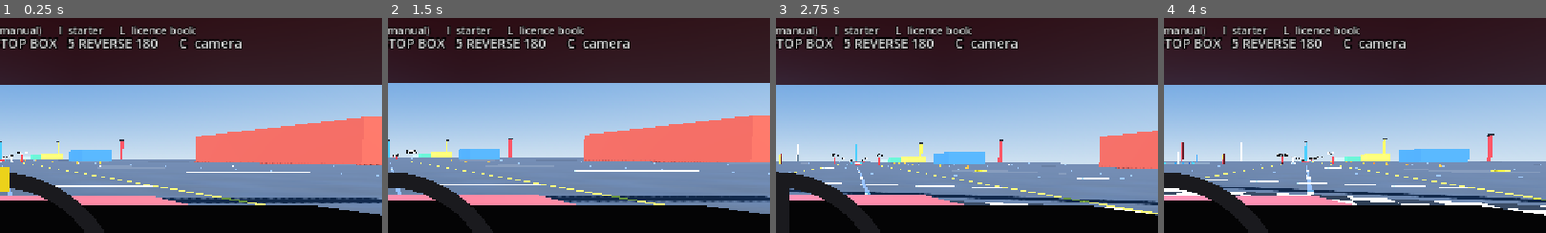
Above: before the commit, frames 1-4 (left to right).
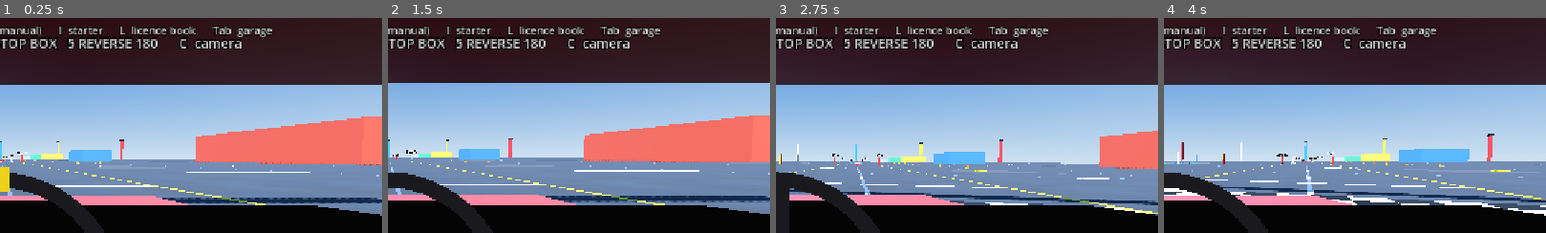
Above: after the commit, the same moments.

Repository: kokosro/factory-driver
Game: Godot game, scene res://scenes/main.tscn
Same seed, same stepped clock (60 frames per second), same inputs: the game is played once before the commit and once after it.
Inputs:
- Up to frame 1 (0.25 s): no input
- Up to frame 2 (1.5 s): tap Enter at 0.5 s; hold Right (steer_right) 0.53-1.28 s; hold Shift (clutch_pedal) 0.53-1.28 s; tap Tab (garage) at 0.8, 1.35 s; tap I (starter) at 1.25 s; hold Down (brake) from 1.28 s (still down)
- Up to frame 3 (2.75 s): tap N (gearbox_mode) at 1.55, 2.1 s; release Down (brake) at 2.03 s; hold Right (steer_right) from 2.03 s (still down); hold I (starter) from 2.03 s (still down)
- Up to frame 4 (4 s): release Right (steer_right) at 2.78 s; release I (starter) at 2.78 s; hold Up (accelerate) 2.78-3.53 s; tap I (starter) at 2.85 s; tap Shift (clutch_pedal) at 3.05 s; hold Left (steer_left) from 3.53 s (still down); tap G (abs_toggle) at 3.6 s; tap Tab (garage) at 3.8 s
The pictures show only the part of the screen within x 50-100%, y 14-64%; the shares and areas given below are measured in that part.

The runs differ from the first frame. In frame 1, 0.4% of the frame differs, in the area x 55-72%, y 3-9%; in frame 2, 0.4%; in frame 3, 0.4%; in frame 4, 0.4%.

Commit message:
HUD: THE STUDY's input display and the bar legend, Tab in the controls text
The StudyPanel, bottom left, built in code: the steering wheel as a
marker on a bar, the throttle, brake and clutch pedals as three of the
pedal bars (_fill_bar, the same idiom), the gear and program, the
engine, the handbrake, the clutch pedal's depth, the aids, the wear
readout, the lesson's caption, and the event flashes - STALL, RUNNING
AGAIN, WHEEL SPIN and WHEELS LOCKED at the tyre marks' slip, the heat at
the bars' own lines, an aid switched, a shift, reverse - as a pure
function of a snapshot (study_events). bar_legend() spells out every
bar and lamp with the thresholds its colours turn at, for the garage.

Diff:
--- a/scenes/hud.tscn
+++ b/scenes/hud.tscn
@@ -418,7 +418,19 @@
 text = "Up / W  accelerate      Down / S  brake (press again at a stop: reverse)
 Left / A, Right / D  steer      Space  handbrake      R  reset car
 Q / E  shift down / up (manual; under neutral: reverse)      M  automatic / manual
-N  sport / comfort / eco      T  TCS      G  ABS      K  SC      Left Shift  clutch (manual)      I  starter      L  licence book"
+N  sport / comfort / eco      T  TCS      G  ABS      K  SC      Left Shift  clutch (manual)      I  starter      L  licence book      Tab  garage"
+
+[node name="StudyPanel" type="Control" parent="."]
+visible = false
+anchors_preset = 2
+anchor_top = 1.0
+anchor_bottom = 1.0
+offset_left = 24.0
+offset_top = -262.0
+offset_right = 664.0
+offset_bottom = -22.0
+grow_vertical = 0
+mouse_filter = 2
 
 [node name="MissionLabel" type="Label" parent="."]
 offset_left = 24.0
--- a/scripts/hud.gd
+++ b/scripts/hud.gd
@@ -10,6 +10,15 @@
 ## scripts/licence_manager.gd) and the gate hint beside the aid lamps (what
 ## a refused clutch key or aid switch says).
 ## The odometer's line sits over the aid lamps (see set_odometer).
+## THE STUDY's input display (the StudyPanel, bottom left, built in code by
+## _build_study_panel): while a lesson runs, every input the scripted driver
+## works, live off the car - the steering wheel as a marker on a bar, the
+## throttle, brake and clutch pedals as three of the pedal bars above
+## (_fill_bar, the same idiom), the gear and the program, the handbrake, the
+## clutch pedal's depth, the three aids - the wear readout, the lesson's
+## caption, and the event flashes (study_events: a stall, wheel spin, locked
+## wheels, the heat, an aid switched, a gear changed). Shown and fed by
+## scripts/study.gd; hidden it costs nothing.
 
 ## Tach text colour normally and from ArcadeCar.SHIFT_LIGHT_RPM up.
 const TACH_COLOR := Color(1, 1, 1, 1)
@@ -92,6 +101,40 @@
 ## behind the letters, once it has been switched off.
 const AID_ON_COLOR := Color(1, 1, 1, 0.35)
 const AID_OFF_COLOR := Color(1.0, 0.7, 0.15, 1)
+
+# --- THE STUDY's input display ------------------------------------------------
+
+## How long an event flash stays up after the last tick it was seen [s].
+const STUDY_FLASH_TIME := 1.2
+
+## Slip ratio from which a driven axle reads as spinning, and under which
+## (negative: the wheel turns slower than the road) an axle reads as locked:
+## the tyre marks' own threshold (TyreMarks.MARK_SLIP_RATIO, 0.35), the slip
+## at which a tyre lays rubber - over everything the aids hold a tyre at
+## (TCS 0.25, ABS 0.15), so a launch with TCS and a stop with ABS flash
+## nothing.
+const STUDY_SPIN_SLIP := TyreMarks.MARK_SLIP_RATIO
+
+## Under this road speed a locked wheel is a parked one, not a lockup [m/s].
+const STUDY_LOCKUP_MIN_SPEED := 1.0
+
+## The steering bar: how wide [px], and the marker's width [px]; the pedal
+## bars: how tall [px] and wide [px].
+const STUDY_STEER_BAR_WIDTH := 240.0
+const STUDY_STEER_MARKER_WIDTH := 8.0
+const STUDY_PEDAL_BAR_HEIGHT := 80.0
+const STUDY_PEDAL_BAR_WIDTH := 14.0
+
+const STUDY_PANEL_COLOR := Color(0, 0, 0, 0.55)
+const STUDY_TITLE_COLOR := Color(1.0, 0.9, 0.35, 1)
+const STUDY_TEXT_COLOR := Color(1, 1, 1, 1)
+const STUDY_DIM_TEXT_COLOR := Color(1, 1, 1, 0.6)
+const STUDY_BAR_BACK_COLOR := Color(0, 0, 0, 0.45)
+const STUDY_STEER_COLOR := Color(1.0, 0.9, 0.35, 1)
+const STUDY_THROTTLE_COLOR := Color(0.25, 0.9, 0.35, 1)
+const STUDY_BRAKE_COLOR := Color(1, 0.25, 0.2, 1)
+const STUDY_CLUTCH_COLOR := Color(0.55, 0.8, 0.95, 1)
+const STUDY_EVENT_COLOR := Color(1.0, 0.55, 0.2, 1)
 
 @export var car: ArcadeCar
 
@@ -118,6 +161,27 @@
 ## The odometer as last written on its label [tenths of a km]; the label's text
 ## is only made anew when this changes, every 100 m.
 var _odometer_shown := -1
+
+# THE STUDY's input display: the nodes _build_study_panel makes, the last
+# snapshot the events were judged against, and the flashes up with the
+# seconds each has left.
+@onready var _study_panel: Control = $StudyPanel
+var _study_title: Label
+var _study_caption: Label
+var _study_steer_marker: ColorRect
+var _study_throttle_bar: ColorRect
+var _study_brake_bar: ColorRect
+var _study_clutch_bar: ColorRect
+var _study_gear_label: Label
+var _study_event_label: Label
+var _study_wear_label: Label
+var _study_before: Dictionary = {}
+var _study_flashes: Dictionary = {}
+var _study_state: Dictionary = {}
+
+
+func _ready() -> void:
+	_build_study_panel()
 
 
 func _process(_delta: float) -> void:
@@ -334,3 +398,281 @@
 func hide_mission_banner() -> void:
 	_mission_banner.visible = false
 	_mission_banner_detail.visible = false
+
+
+# =============================================================================
+#  THE STUDY's input display
+# =============================================================================
+
+## The panel's nodes, under the StudyPanel of hud.tscn: the title and the
+## caption on top, the steering bar and the three pedal bars in the middle,
+## the gear / handbrake / aids text beside them, the event flash and the
+## wear readout at the bottom. Controls only, no assets.
+func _build_study_panel() -> void:
+	var back := ColorRect.new()
+	back.name = "Back"
+	back.set_anchors_and_offsets_preset(Control.PRESET_FULL_RECT)
+	back.color = STUDY_PANEL_COLOR
+	back.mouse_filter = Control.MOUSE_FILTER_IGNORE
+	_study_panel.add_child(back)
+
+	_study_title = _study_label("Title", Vector2(12, 6), Vector2(616, 26), 18, STUDY_TITLE_COLOR)
+	_study_caption = _study_label("Caption", Vector2(12, 34), Vector2(616, 62), 15, STUDY_TEXT_COLOR)
+	_study_caption.autowrap_mode = TextServer.AUTOWRAP_WORD_SMART
+
+	_study_label("SteerLabel", Vector2(12, 104), Vector2(120, 16), 11, STUDY_DIM_TEXT_COLOR).text = "STEERING  left <  > right"
+	var steer_back := ColorRect.new()
+	steer_back.name = "SteerBarBack"
+	steer_back.position = Vector2(12, 122)
+	steer_back.size = Vector2(STUDY_STEER_BAR_WIDTH, 12)
+	steer_back.color = STUDY_BAR_BACK_COLOR
+	steer_back.mouse_filter = Control.MOUSE_FILTER_IGNORE
+	_study_panel.add_child(steer_back)
+	var centre := ColorRect.new()
+	centre.name = "Centre"
+	centre.position = Vector2(STUDY_STEER_BAR_WIDTH * 0.5 - 1.0, -2)
+	centre.size = Vector2(2, 16)
+	centre.color = STUDY_DIM_TEXT_COLOR
+	centre.mouse_filter = Control.MOUSE_FILTER_IGNORE
+	steer_back.add_child(centre)
+	_study_steer_marker = ColorRect.new()
+	_study_steer_marker.name = "Marker"
+	_study_steer_marker.size = Vector2(STUDY_STEER_MARKER_WIDTH, 16)
+	_study_steer_marker.position = Vector2((STUDY_STEER_BAR_WIDTH - STUDY_STEER_MARKER_WIDTH) * 0.5, -2)
+	_study_steer_marker.color = STUDY_STEER_COLOR
+	_study_steer_marker.mouse_filter = Control.MOUSE_FILTER_IGNORE
+	steer_back.add_child(_study_steer_marker)
+
+	_study_throttle_bar = _study_pedal_bar("Throttle", 280.0, "THR", STUDY_THROTTLE_COLOR)
+	_study_brake_bar = _study_pedal_bar("Brake", 306.0, "BRK", STUDY_BRAKE_COLOR)
+	_study_clutch_bar = _study_pedal_bar("Clutch", 332.0, "CLU", STUDY_CLUTCH_COLOR)
+
+	_study_gear_label = _study_label("GearLabel", Vector2(370, 100), Vector2(260, 90), 15, STUDY_TEXT_COLOR)
+	_study_event_label = _study_label("EventLabel", Vector2(12, 196), Vector2(616, 26), 20, STUDY_EVENT_COLOR)
+	_study_wear_label = _study_label("WearLabel", Vector2(12, 222), Vector2(616, 16), 11, STUDY_DIM_TEXT_COLOR)
+
+
+func _study_label(label_name: String, at: Vector2, size: Vector2, font_size: int, color: Color) -> Label:
+	var label := Label.new()
+	label.name = label_name
+	label.position = at
+	label.size = size
+	label.add_theme_font_size_override("font_size", font_size)
+	label.add_theme_color_override("font_color", color)
+	label.add_theme_color_override("font_outline_color", Color.BLACK)
+	label.add_theme_constant_override("outline_size", 4)
+	label.mouse_filter = Control.MOUSE_FILTER_IGNORE
+	_study_panel.add_child(label)
+	return label
+
+
+## One of the study's pedal bars at `x`: the HUD's pedal-bar idiom, a full
+## rectangle scaled from its foot (_fill_bar), with its letters under it.
+func _study_pedal_bar(bar_name: String, x: float, letters: String, color: Color) -> ColorRect:
+	var back := ColorRect.new()
+	back.name = bar_name + "BarBack"
+	back.position = Vector2(x, 100)
+	back.size = Vector2(STUDY_PEDAL_BAR_WIDTH, STUDY_PEDAL_BAR_HEIGHT)
+	back.color = STUDY_BAR_BACK_COLOR
+	back.mouse_filter = Control.MOUSE_FILTER_IGNORE
+	_study_panel.add_child(back)
+	var bar := ColorRect.new()
+	bar.name = bar_name + "Bar"
+	bar.set_anchors_and_offsets_preset(Control.PRESET_FULL_RECT)
+	bar.pivot_offset = Vector2(0, STUDY_PEDAL_BAR_HEIGHT)
+	bar.color = color
+	bar.visible = false
+	bar.mouse_filter = Control.MOUSE_FILTER_IGNORE
+	back.add_child(bar)
+	var label := _study_label(bar_name + "Letters", Vector2(x - 6, 182), Vector2(STUDY_PEDAL_BAR_WIDTH + 12, 14), 10, STUDY_DIM_TEXT_COLOR)
+	label.text = letters
+	label.horizontal_alignment = HORIZONTAL_ALIGNMENT_CENTER
+	return bar
+
+
+## Puts the study panel up for a lesson called `title`, everything on it at
+## rest and no flash pending.
+func show_study_panel(title: String) -> void:
+	_study_title.text = "THE STUDY  —  %s" % title
+	_study_caption.text = ""
+	_study_event_label.text = ""
+	_study_before = {}
+	_study_flashes = {}
+	_study_state = {}
+	_study_panel.visible = true
+
+
+func hide_study_panel() -> void:
+	_study_panel.visible = false
+
+
+func study_panel_visible() -> bool:
+	return _study_panel.visible
+
+
+## The lesson's caption: what the scripted driver is doing right now.
+func set_study_caption(text: String) -> void:
+	_study_caption.text = text
+
+
+## One tick of the input display off `target_car`: the bars and the text
+## from the car's state, the event flashes from study_events against the
+## tick before, each flash kept up STUDY_FLASH_TIME after it was last seen.
+func update_study_panel(target_car: ArcadeCar, delta: float) -> void:
+	var now := study_snapshot(target_car)
+	# The steering marker: +1 (full left lock) at the bar's left end, -1 at
+	# its right, centre for straight ahead.
+	var travel := (STUDY_STEER_BAR_WIDTH - STUDY_STEER_MARKER_WIDTH) * 0.5
+	_study_steer_marker.position.x = travel - clampf(now.steer, -1.0, 1.0) * travel
+	_fill_bar(_study_throttle_bar, now.throttle)
+	_fill_bar(_study_brake_bar, now.brake)
+	_fill_bar(_study_clutch_bar, now.clutch)
+	var gear_text := study_gear_text(now)
+	_study_gear_label.text = gear_text
+	_study_wear_label.text = "wear   clutch %.3f %%   brakes F %.3f R %.3f %%   tyres F %.3f R %.3f %%   engine %.3f %%" % [
+		now.clutch_wear * 100.0, now.front_brake_wear * 100.0, now.rear_brake_wear * 100.0,
+		now.front_tyre_wear * 100.0, now.rear_tyre_wear * 100.0, now.engine_wear * 100.0,
+	]
+	for event in study_events(now, _study_before):
+		_study_flashes[event] = STUDY_FLASH_TIME
+	var shown := PackedStringArray()
+	for event: String in _study_flashes.keys():
+		_study_flashes[event] -= delta
+		if _study_flashes[event] <= 0.0:
+			_study_flashes.erase(event)
+		else:
+			shown.append(event)
+	_study_event_label.text = "   ".join(shown)
+	_study_before = now
+	_study_state = {
+		"steer": now.steer, "throttle": now.throttle, "brake": now.brake, "clutch": now.clutch,
+		"handbrake": now.handbrake, "gear_text": gear_text, "events": shown,
+		"tcs_on": now.tcs_on, "abs_on": now.abs_on, "sc_on": now.sc_on,
+	}
+
+
+## What the panel shows right now (after update_study_panel): steer -1..1,
+## the three pedals 0..1, handbrake, the gear text, the flashes up, the aids.
+## Empty before the first update.
+func study_state() -> Dictionary:
+	return _study_state
+
+
+## The car's state the display and the events are read from, as plain
+## numbers: pure, so the events can be judged on any snapshot.
+static func study_snapshot(target_car: ArcadeCar) -> Dictionary:
+	return {
+		"steer": target_car.steer,
+		"throttle": target_car.throttle_pedal,
+		"brake": target_car.brake_pedal,
+		"clutch": target_car.clutch_pedal,
+		"handbrake": target_car._handbrake_amount > 0.0,
+		"gear": target_car.gear,
+		"reverse": target_car.reverse_engaged,
+		"automatic": target_car.automatic,
+		"gearbox_mode": OdometerStore.GEARBOX_MODES[target_car.gearbox_mode],
+		"engine_running": target_car.engine_running,
+		"cranking": target_car.cranking(),
+		"speed": absf(target_car.forward_speed),
+		"front_slip_ratio": target_car.front_slip_ratio,
+		"rear_slip_ratio": target_car.rear_slip_ratio,
+		"coolant_temp": target_car.coolant_temp,
+		"tyre_temp": maxf(target_car.front_tyre_temp, target_car.rear_tyre_temp),
+		"brake_temp": maxf(target_car.front_brake_temp, target_car.rear_brake_temp),
+		"tcs_on": target_car.tcs_on,
+		"abs_on": target_car.abs_on,
+		"sc_on": target_car.sc_on,
+		"clutch_wear": target_car.clutch_wear,
+		"front_brake_wear": target_car.front_brake_wear,
+		"rear_brake_wear": target_car.rear_brake_wear,
+		"front_tyre_wear": target_car.front_tyre_wear,
+		"rear_tyre_wear": target_car.rear_tyre_wear,
+		"engine_wear": target_car.engine_wear,
+	}
+
+
+## The gear / handbrake / aids text for a snapshot, three lines.
+static func study_gear_text(now: Dictionary) -> String:
+	var gear := "R" if now.reverse else ("N" if now.gear == 0 else "G%d" % now.gear)
+	var box := "manual" if not now.automatic else "auto %s" % String(now.gearbox_mode).to_upper()
+	var engine := "CRANKING" if now.cranking else ("running" if now.engine_running else "STALLED")
+	return "GEAR %s   %s   engine %s\nHANDBRAKE %s   clutch pedal %.0f %%\nTCS %s   ABS %s   SC %s" % [
+		gear, box, engine, "ON" if now.handbrake else "off", now.clutch * 100.0,
+		"on" if now.tcs_on else "OFF", "on" if now.abs_on else "OFF", "on" if now.sc_on else "OFF",
+	]
+
+
+## The events to flash for the snapshot `now`, judged against `before` (the
+## tick before; empty for the first tick): pure.
+##   STALL          the engine is not running (and not being cranked),
+##   RUNNING AGAIN  it caught, having been stopped the tick before,
+##   WHEEL SPIN     a driven axle over STUDY_SPIN_SLIP,
+##   WHEELS LOCKED  an axle under -STUDY_SPIN_SLIP with the car moving,
+##   OVERHEAT       the coolant from the fade line (COOLANT_HOT_FRACTION),
+##   BRAKE FADE     a brake from its fade line (BRAKE_HOT_FRACTION),
+##   TYRES HOT      a tyre over its window (TYRE_HOT_FRACTION),
+##   TCS ON / TCS OFF, ABS ..., SC ...   an aid switched since `before`,
+##   SHIFT <gear>   the gear changed since `before`, REVERSE selected.
+static func study_events(now: Dictionary, before: Dictionary) -> Array[String]:
+	var events: Array[String] = []
+	if not now.engine_running and not now.cranking:
+		events.append("STALL")
+	if now.engine_running and not before.is_empty() and not before.engine_running:
+		events.append("RUNNING AGAIN")
+	if maxf(now.front_slip_ratio, now.rear_slip_ratio) > STUDY_SPIN_SLIP:
+		events.append("WHEEL SPIN")
+	if minf(now.front_slip_ratio, now.rear_slip_ratio) < -STUDY_SPIN_SLIP and now.speed > STUDY_LOCKUP_MIN_SPEED:
+		events.append("WHEELS LOCKED")
+	if now.coolant_temp >= COOLANT_HOT_FRACTION:
+		events.append("OVERHEAT")
+	if now.brake_temp >= BRAKE_HOT_FRACTION:
+		events.append("BRAKE FADE")
+	if now.tyre_temp >= TYRE_HOT_FRACTION:
+		events.append("TYRES HOT")
+	if not before.is_empty():
+		for aid: String in ["tcs", "abs", "sc"]:
+			var key := aid + "_on"
+			if now[key] != before[key]:
+				events.append("%s %s" % [aid.to_upper(), "ON" if now[key] else "OFF"])
+		if now.reverse != before.reverse and now.reverse:
+			events.append("REVERSE")
+		elif now.gear != before.gear:
+			events.append("SHIFT %s" % ("N" if now.gear == 0 else "G%d" % now.gear))
+	return events
+
+
+# =============================================================================
+#  The bar legend
+# =============================================================================
+
+## What every bar on the HUD, on the study's input display and on the
+## garage's CAR page means, with the thresholds its colours turn at (the
+## constants above, spelt out): the garage's SETTINGS page shows it.
+static func bar_legend() -> String:
+	var lines := PackedStringArray()
+	lines.append("HUD BARS, bottom right, by the speed:")
+	lines.append("  THROTTLE (green, upright) and BRAKE (red, upright): how far the driver's feet really have the two pedals, 0 at the foot")
+	lines.append("    to full at the top; a tap is a partial press, a held key gets to the top. In reverse the throttle bar is the brake key's pedal.")
+	lines.append("  FUEL (flat, under the pedal bars): the tank, empty to full; amber under %.0f %% of it (reserve), red under %.0f %%." % [FUEL_RESERVE_FRACTION * 100.0, FUEL_LOW_FRACTION * 100.0])
+	lines.append("  BATTERY (flat, under FUEL): the charge, flat to a new battery's full; amber under %.0f %% (the starter is getting slow), red under %.0f %%" % [BATTERY_LOW_FRACTION * 100.0, BATTERY_CRITICAL_FRACTION * 100.0])
+	lines.append("    (two cranks from the deep-discharge line). A worn battery never fills the bar.")
+	lines.append("  COOLANT (flat, under BATTERY): the engine's temperature, 15 C at the left, the operating 90 C two thirds along, full at %.0f C;" % ArcadeCar.coolant_c_of(COOLANT_BAR_FULL))
+	lines.append("    blue while cold (under %.0f C: enrichment, the idle hunts), grey warm, red from %.0f C (the power fades), brighter red from %.0f C." % [ArcadeCar.coolant_c_of(COOLANT_COLD_FRACTION), ArcadeCar.coolant_c_of(COOLANT_HOT_FRACTION), ArcadeCar.coolant_c_of(COOLANT_VERY_HOT_FRACTION)])
+	lines.append("  TYRES (flat, left of BATTERY, labelled): the hotter axle's tyre temperature, 15 C at the left, full at %.0f C; blue under %.0f C (cold, less grip)," % [ArcadeCar.tyre_c_of(TYRE_BAR_FULL), ArcadeCar.tyre_c_of(TYRE_COLD_FRACTION)])
+	lines.append("    grey in the window, red from %.0f C (the grip fades, the rubber wears three times as fast), brighter red from %.0f C." % [ArcadeCar.tyre_c_of(TYRE_HOT_FRACTION), ArcadeCar.tyre_c_of(TYRE_VERY_HOT_FRACTION)])
+	lines.append("  BRAKES (flat, under TYRES, labelled): the hotter axle's disc temperature, 15 C at the left, full at %.0f C; grey under the fade line," % ArcadeCar.brake_c_of(BRAKE_BAR_FULL))
+	lines.append("    red from %.0f C (the pedal gives less, the pads wear three times as fast), brighter red from %.0f C (red hot). Cold brakes are an empty bar." % [ArcadeCar.brake_c_of(BRAKE_HOT_FRACTION), ArcadeCar.brake_c_of(BRAKE_VERY_HOT_FRACTION)])
+	lines.append("  TCS / ABS / SC lamps (over the bars): dim while the aid is on, amber with OFF once it is switched off. ODO over them: the odometer, km.")
+	lines.append("")
+	lines.append("THE STUDY's input display, bottom left, while a lesson runs:")
+	lines.append("  STEERING: a marker on a bar, centre for straight ahead, the left end for full left lock, the right end for full right - the steering wheel's")
+	lines.append("    share of its 450 degrees each way, as the driver's hands have it.")
+	lines.append("  THR / BRK / CLU: the throttle, brake and clutch pedals, the HUD's pedal bars again, plus the clutch (blue): 0 at the foot, full at the top.")
+	lines.append("  GEAR line: the gear (N, G1-G5, R), automatic with its program or manual, the engine running / STALLED / CRANKING; HANDBRAKE on or off,")
+	lines.append("    the clutch pedal's depth in %; TCS / ABS / SC on or OFF. The wear line: each component's share of its life used, in %.")
+	lines.append("  Flashes: STALL, RUNNING AGAIN, WHEEL SPIN (an axle over %.2f slip, where a tyre lays rubber), WHEELS LOCKED, OVERHEAT, BRAKE FADE, TYRES HOT," % STUDY_SPIN_SLIP)
+	lines.append("    an aid switched (TCS OFF ...), SHIFT G2 ..., REVERSE; each stays %.1f s after it was last true." % STUDY_FLASH_TIME)
+	lines.append("")
+	lines.append("THE GARAGE's CAR page: WEAR bars, one per component (clutch, front and rear brakes, front and rear tyres, engine), empty for new, full for worn out;")
+	lines.append("  a component under 1 % of wear is as new to the physics, and the effect steps once a percent from there. FUEL and BATTERY bars there read as the HUD's.")
+	return "\n".join(lines)
